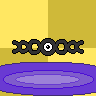
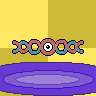
Two versions of the same layered image (96x96). Layer-by-layer changes:
added group "Shiny" with 2 layers above "Group" over (x1=13, y1=39, x2=83, y2=55)
added layer "Outer" in group "Shiny" over (x1=13, y1=39, x2=83, y2=55)
added layer "Inner" in group "Shiny" over (x1=13, y1=39, x2=83, y2=55)
painted on "Paint Layer 1" over (x1=13, y1=39, x2=83, y2=55)